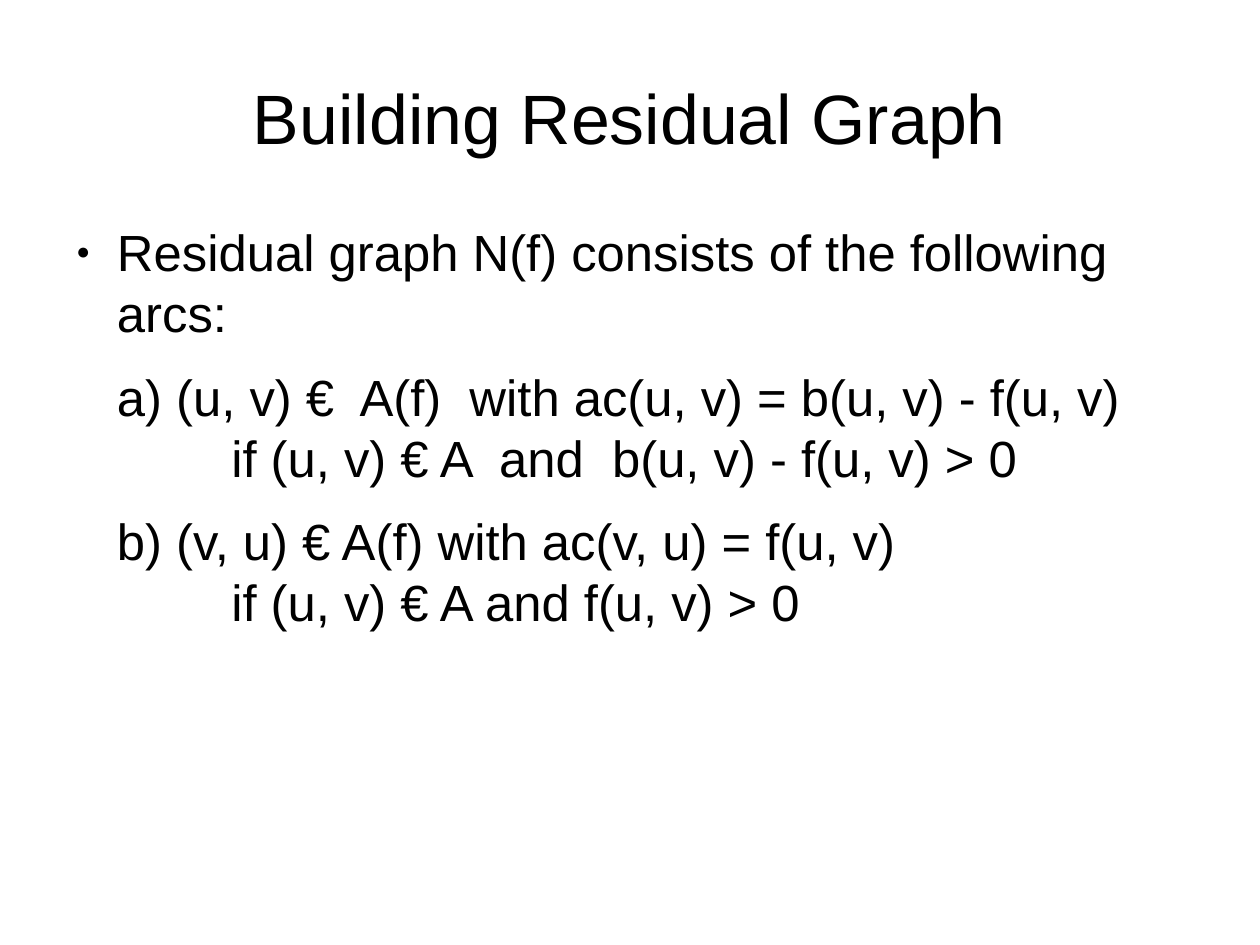
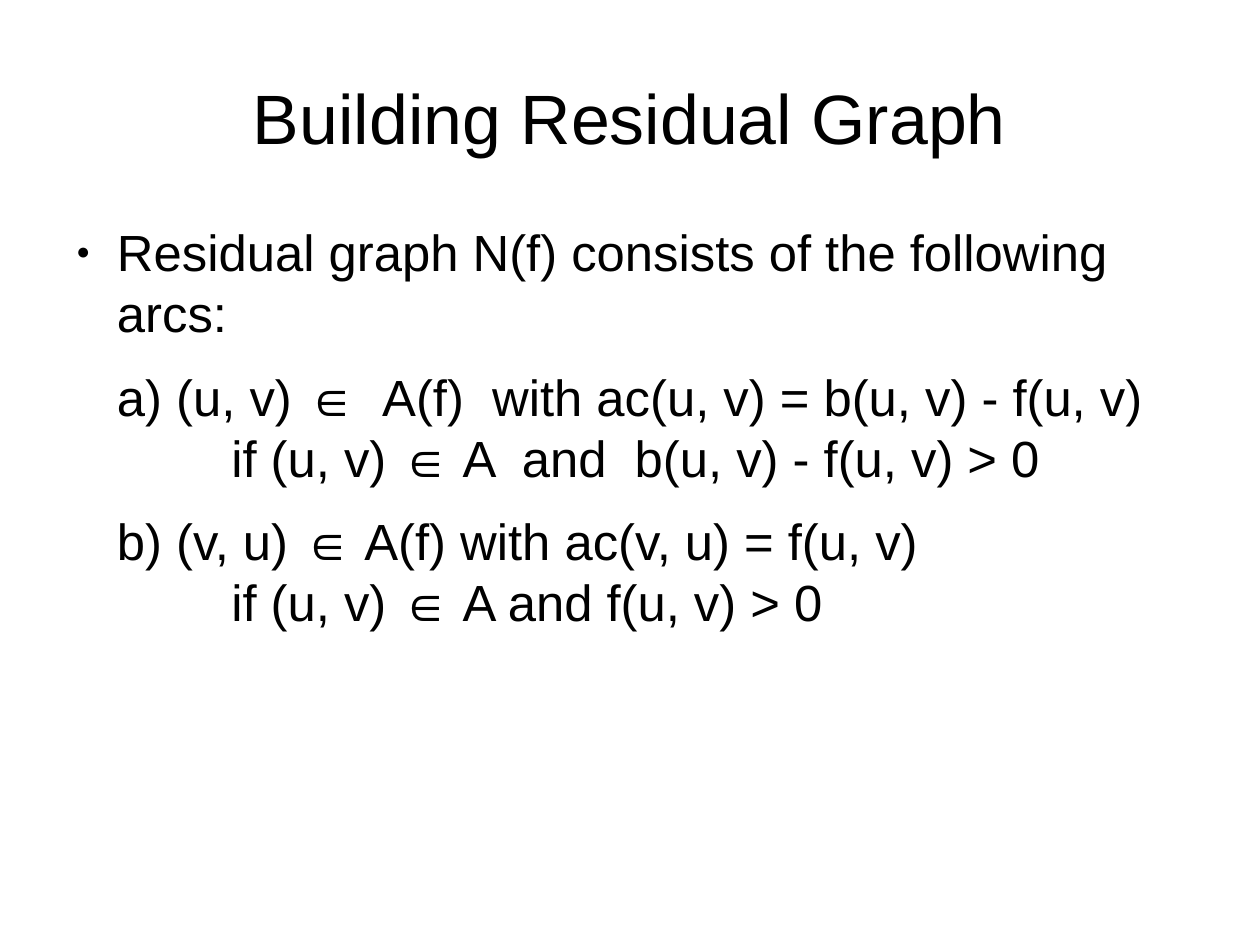
Before and after one commit to gosom/MaximumFlowMPM, a slide deck: slide 4 of slides/mpm.odp. Drawn at 1260x945 pixels with LibreOffice and Linux fonts; fonts in the diff are those of the drawing. Boxes give left, top, right and bottom in pixels: in the first picture for what was removed or moved away, otherwise in the second. Text is boxed around its words. In the diff, an @@ line names an element or a change of style, - is before the commit and + after.

```diff
--- a/slides/mpm.odp
+++ b/slides/mpm.odp
@@ text at (x1=117, y1=379, x2=1142, y2=632): text changed @@
-a) (u, v) € A(f) with ac(u, v) = b(u, v) - f(u, v)
-if (u, v) € A and b(u, v) - f(u, v) > 0
-b) (v, u) € A(f) with ac(v, u) = f(u, v)
-if (u, v) € A and f(u, v) > 0
+a) (u, v) ∈ A(f) with ac(u, v) = b(u, v) - f(u, v)
+if (u, v) ∈ A and b(u, v) - f(u, v) > 0
+b) (v, u) ∈ A(f) with ac(v, u) = f(u, v)
+if (u, v) ∈ A and f(u, v) > 0
```
Also in this commit, not shown: 10 other slides changed, 3 other files.
